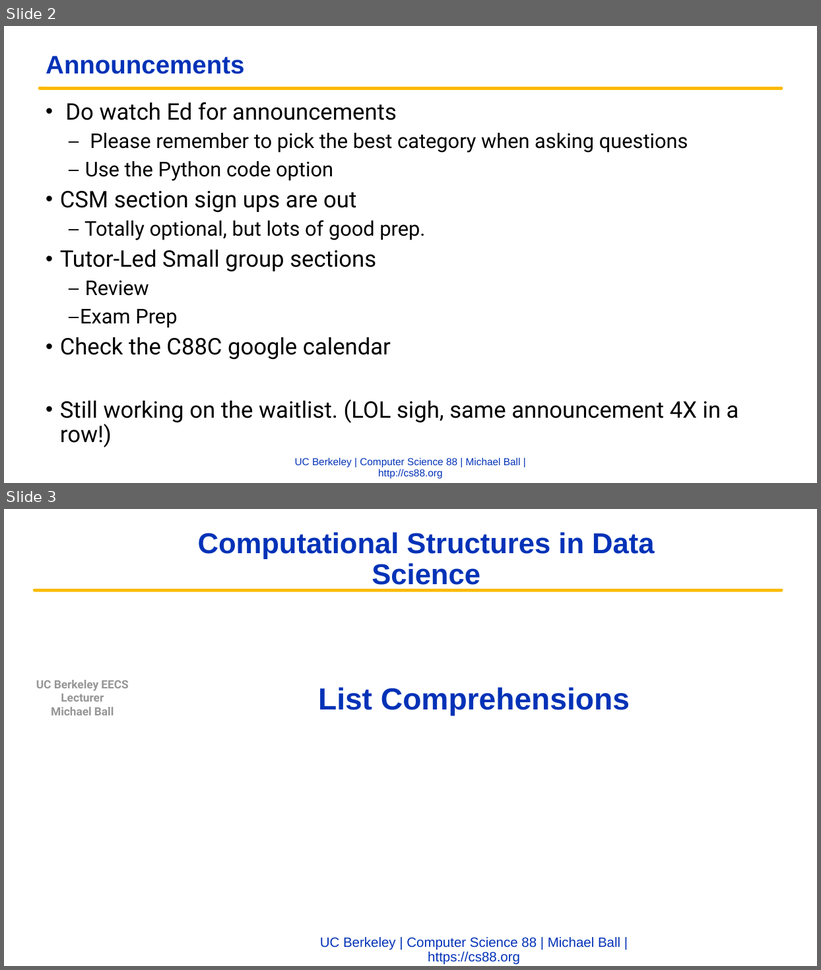
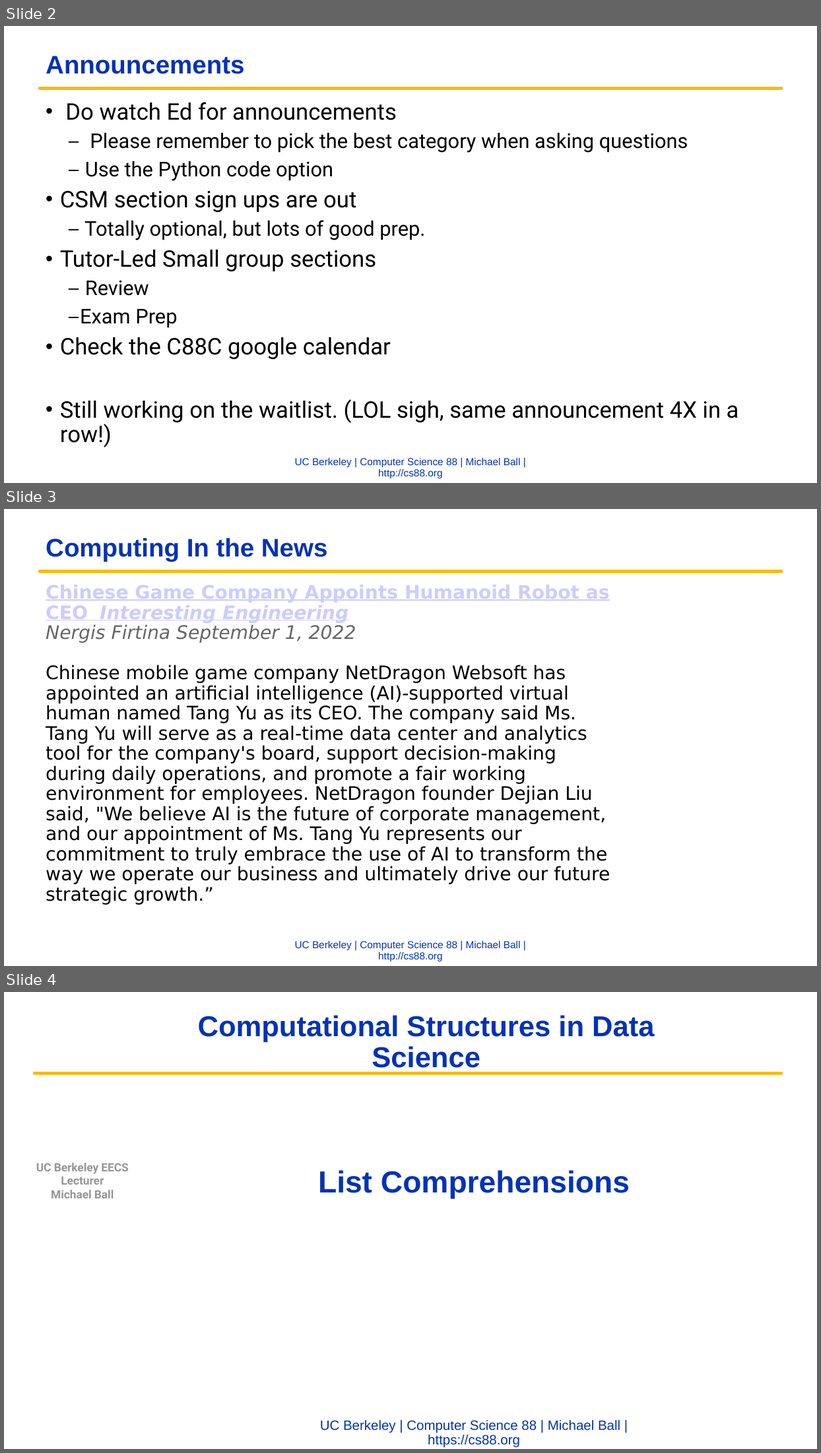
Before and after one commit to cs88-website/fa22, a slide deck: assets/slides/fa22/05-HOFs.pptx. Shown one above the other, each under a label of ours: slides 2 and 3 before the commit, slides 2, 3 and 4 after it. The pictures are 821x970 and 821x1453 pixels, drawn with LibreOffice and Linux fonts; fonts in the diff are those of the drawing; background and template pictures are left out. Boxes give left, top, right and bottom in pixels: in the first picture for what was removed or moved away, otherwise in the second. Text is boxed around its words. In the diff, an @@ line names an element or a change of style, - is before the commit and + after.

```diff
--- a/assets/slides/fa22/05-HOFs.pptx
+++ b/assets/slides/fa22/05-HOFs.pptx
@@ slide 3 added at [4, 509, 817, 966], background #FFFFFF; not listed: 2 template elements that a slide beside it also shows @@
@@ title added at [46, 538, 327, 562], 30 pt, text #0332B7, bold @@
+Computing In the News
@@ text added at [46, 585, 610, 905], 22 pt, text #000000 @@
+Chinese Game Company Appoints Humanoid Robot as CEO Interesting Engineering
+Nergis Firtina September 1, 2022
+Chinese mobile game company NetDragon Websoft has appointed an artificial intelligence (AI)-supported virtual human named Tang Yu as its CEO. The company said Ms. Tang Yu will serve as a real-time data center and analytics tool for the company's board, support decision-making during daily operations, and promote a fair working environment for employees. NetDragon founder Dejian Liu said, "We believe AI is the future of corporate management, and our appointment of Ms. Tang Yu represents our commitment to truly embrace the use of AI to transform the way we operate our business and ultimately drive our future strategic growth.”
@@ what was slide 3 is now slide 4 @@
```
Also in this commit, not shown: 1 other file.
